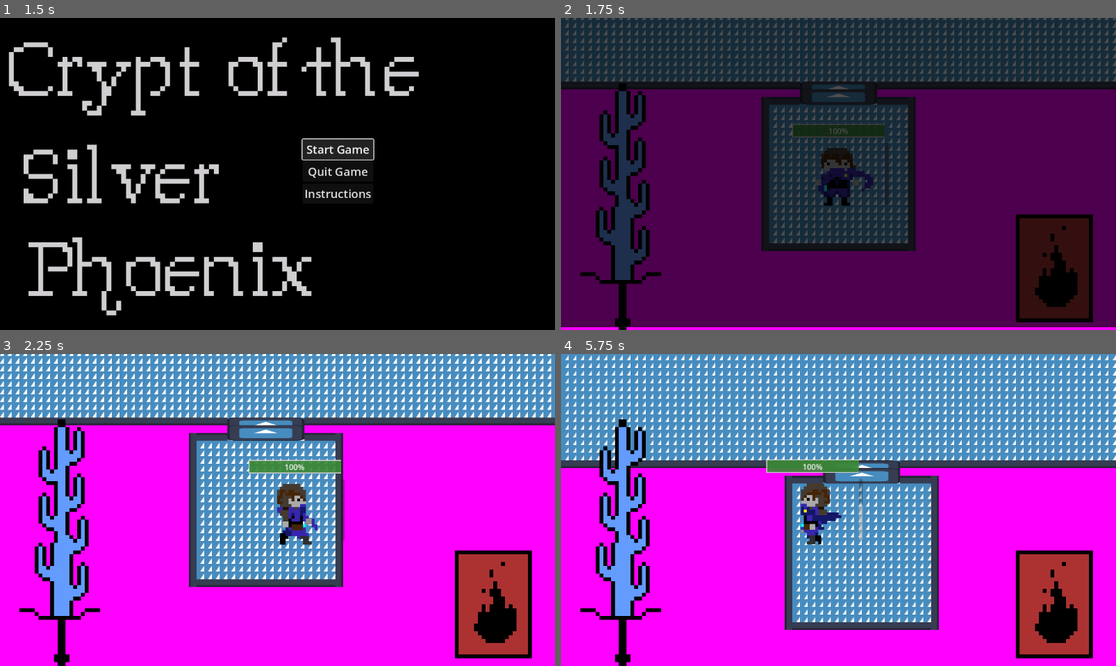
Above: before the commit, frames 1-4 (two rows, left to right).
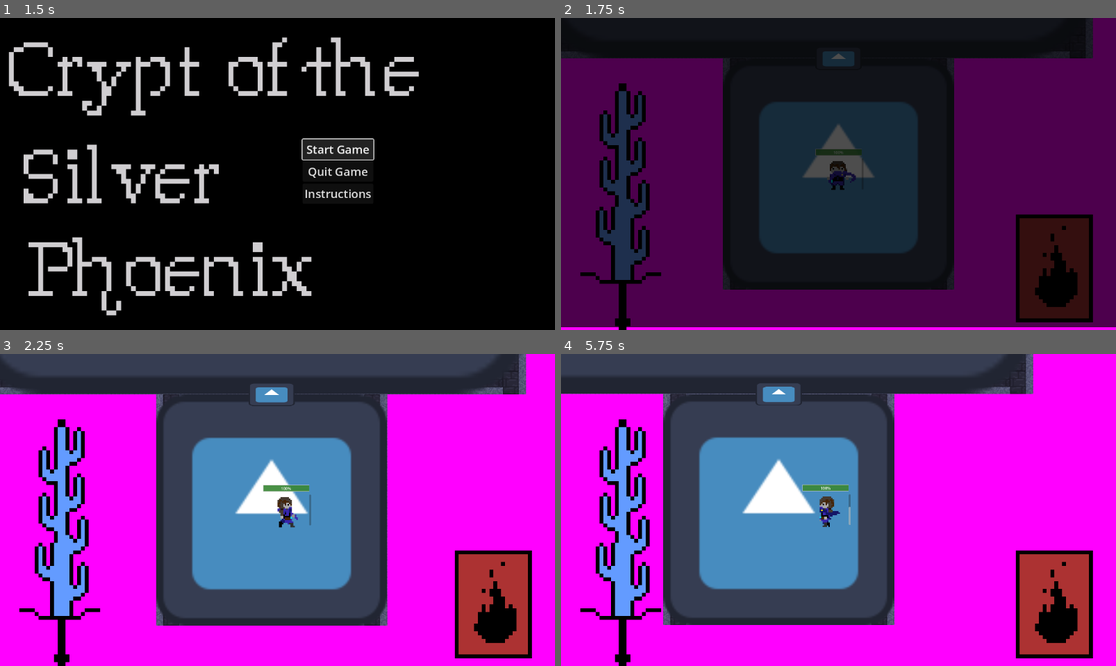
Above: after the commit, the same moments.

Repository: zwack32/crypt_of_the_silver_phoenix
Game: Godot game, scene res://scenes/start_menu.tscn
Two runs of this game, one before a commit and one after it. Both use one fixed random seed, a clock stepped at 60 frames per second and the inputs below. The engine's default icon, where the game draws it, is replaced by a stand-in: a white triangle on a blue panel in a dark square.
Inputs (mouse positions are in pixels of both pictures, inside the frame that each line leads up to):
- Up to frame 1 (1.5 s): click "Start Game" at 0.5 s; click "Start Game" at 1.25 s
- Up to frame 2 (1.75 s): no input
- Up to frame 3 (2.25 s): move the mouse to (399, 494) at 2.02 s; hold D (move_right) from 2.03 s (still down); click (399, 494) at 2.1 s
- Up to frame 4 (5.75 s): move the mouse to (727, 525) at 2.77 s; release D (move_right) at 2.78 s; hold S (move_down) 2.78-3.53 s; tap E (pick_up) at 2.85, 5.1 s; move the mouse to (894, 441) at 3.52 s; hold D (move_right) 3.53-4.28 s; right-click (894, 441) at 3.6 s; move the mouse to (810, 572) at 4.27 s; hold W (move_up) 4.28-5.03 s; click (810, 572) at 4.35 s; move the mouse to (1005, 556) at 5.02 s; hold A (move_left) from 5.03 s (still down)

Frame 1 is identical in both runs. In frame 2, 40% of the frame differs, in the area x 0-100%, y 0-88%; in frame 3, 42%; in frame 4, 57%, in the area x 0-100%, y 0-89%.
Error in both runs: Cannot call method 'change_scene_to_file' on a null value. (res://scripts/start_menu.gd:12)

Commit message:
90 percent on new dungeon

Diff:
--- a/scenes/door.tscn
+++ b/scenes/door.tscn
@@ -9,6 +9,7 @@
 [sub_resource type="RectangleShape2D" id="RectangleShape2D_swms3"]
 
 [node name="door" type="StaticBody2D"]
+scale = Vector2(1, 0.5)
 collision_layer = 2
 collision_mask = 3
 script = ExtResource("1_vkm81")
@@ -23,6 +24,7 @@
 [node name="EnterTrigger" type="Area2D" parent="."]
 
 [node name="CollisionShape2D" type="CollisionShape2D" parent="EnterTrigger"]
+scale = Vector2(2, 2)
 shape = SubResource("RectangleShape2D_swms3")
 
 [connection signal="area_entered" from="EnterTrigger" to="." method="_on_enter_trigger_area_entered"]
--- a/scenes/level.tscn
+++ b/scenes/level.tscn
@@ -1,213 +1,247 @@
 [gd_scene load_steps=5 format=3 uid="uid://chvuc5rsrewvi"]
 
 [ext_resource type="Script" path="res://scripts/LevelRenderer.gd" id="1_5muhl"]
-[ext_resource type="Texture2D" uid="uid://qcyp21s52d5" path="res://icon.svg" id="1_iyc2c"]
-
-[sub_resource type="TileSetAtlasSource" id="TileSetAtlasSource_o5bkt"]
-texture = ExtResource("1_iyc2c")
+[ext_resource type="Texture2D" uid="uid://bpk5ed22bkfth" path="res://art/dungeon.png" id="1_ecoqk"]
+
+[sub_resource type="TileSetAtlasSource" id="TileSetAtlasSource_wcugp"]
+texture = ExtResource("1_ecoqk")
+texture_region_size = Vector2i(32, 32)
 0:0/0 = 0
 0:0/0/physics_layer_0/linear_velocity = Vector2(0, 0)
 0:0/0/physics_layer_0/angular_velocity = 0.0
+0:0/0/physics_layer_0/polygon_0/points = PackedVector2Array(-16, 16, -2.82843, 16, -2.82843, -16, -16, -16)
+0:0/0/physics_layer_0/polygon_1/points = PackedVector2Array(-2.12132, -16, 16, -16, 16, -4.24264, -3.18198, -4.24264)
+0:0/0/physics_layer_1/linear_velocity = Vector2(0, 0)
+0:0/0/physics_layer_1/angular_velocity = 0.0
+0:0/0/physics_layer_2/linear_velocity = Vector2(0, 0)
+0:0/0/physics_layer_2/angular_velocity = 0.0
 1:0/0 = 0
 1:0/0/physics_layer_0/linear_velocity = Vector2(0, 0)
 1:0/0/physics_layer_0/angular_velocity = 0.0
-1:0/0/physics_layer_0/polygon_0/points = PackedVector2Array(-8, -8, 8, -8, 8, 8, -8, 8)
+1:0/0/physics_layer_0/polygon_0/points = PackedVector2Array(-16, -16, 16, -16, 16, -4.24264, -16, -3.88909)
+1:0/0/physics_layer_1/linear_velocity = Vector2(0, 0)
+1:0/0/physics_layer_1/angular_velocity = 0.0
+1:0/0/physics_layer_2/linear_velocity = Vector2(0, 0)
+1:0/0/physics_layer_2/angular_velocity = 0.0
 2:0/0 = 0
 2:0/0/physics_layer_0/linear_velocity = Vector2(0, 0)
 2:0/0/physics_layer_0/angular_velocity = 0.0
+2:0/0/physics_layer_1/linear_velocity = Vector2(0, 0)
+2:0/0/physics_layer_1/angular_velocity = 0.0
+2:0/0/physics_layer_2/linear_velocity = Vector2(0, 0)
+2:0/0/physics_layer_2/angular_velocity = 0.0
 3:0/0 = 0
 3:0/0/physics_layer_0/linear_velocity = Vector2(0, 0)
 3:0/0/physics_layer_0/angular_velocity = 0.0
+3:0/0/physics_layer_1/linear_velocity = Vector2(0, 0)
+3:0/0/physics_layer_1/angular_velocity = 0.0
+3:0/0/physics_layer_2/linear_velocity = Vector2(0, 0)
+3:0/0/physics_layer_2/angular_velocity = 0.0
 4:0/0 = 0
 4:0/0/physics_layer_0/linear_velocity = Vector2(0, 0)
 4:0/0/physics_layer_0/angular_velocity = 0.0
-5:0/0 = 0
-5:0/0/physics_layer_0/linear_velocity = Vector2(0, 0)
-5:0/0/physics_layer_0/angular_velocity = 0.0
-6:0/0 = 0
-6:0/0/physics_layer_0/linear_velocity = Vector2(0, 0)
-6:0/0/physics_layer_0/angular_velocity = 0.0
-7:0/0 = 0
-7:0/0/physics_layer_0/linear_velocity = Vector2(0, 0)
-7:0/0/physics_layer_0/angular_velocity = 0.0
+4:0/0/physics_layer_0/polygon_0/points = PackedVector2Array(3.18198, -16, 16, -16, 16, 16, 2.82843, 16)
+4:0/0/physics_layer_0/polygon_1/points = PackedVector2Array(-16, -16, -16, -4.24264, 2.82843, -4.24264, 2.47488, -16, 2.82843, -16)
+4:0/0/physics_layer_1/linear_velocity = Vector2(0, 0)
+4:0/0/physics_layer_1/angular_velocity = 0.0
+4:0/0/physics_layer_2/linear_velocity = Vector2(0, 0)
+4:0/0/physics_layer_2/angular_velocity = 0.0
 0:1/0 = 0
 0:1/0/physics_layer_0/linear_velocity = Vector2(0, 0)
 0:1/0/physics_layer_0/angular_velocity = 0.0
+0:1/0/physics_layer_0/polygon_0/points = PackedVector2Array(-16, 16, -2.82843, 16, -2.82843, -16, -16, -16)
+0:1/0/physics_layer_1/linear_velocity = Vector2(0, 0)
+0:1/0/physics_layer_1/angular_velocity = 0.0
+0:1/0/physics_layer_2/linear_velocity = Vector2(0, 0)
+0:1/0/physics_layer_2/angular_velocity = 0.0
 1:1/0 = 0
 1:1/0/physics_layer_0/linear_velocity = Vector2(0, 0)
 1:1/0/physics_layer_0/angular_velocity = 0.0
+1:1/0/physics_layer_1/linear_velocity = Vector2(0, 0)
+1:1/0/physics_layer_1/angular_velocity = 0.0
+1:1/0/physics_layer_2/linear_velocity = Vector2(0, 0)
+1:1/0/physics_layer_2/angular_velocity = 0.0
 2:1/0 = 0
 2:1/0/physics_layer_0/linear_velocity = Vector2(0, 0)
 2:1/0/physics_layer_0/angular_velocity = 0.0
+2:1/0/physics_layer_1/linear_velocity = Vector2(0, 0)
+2:1/0/physics_layer_1/angular_velocity = 0.0
+2:1/0/physics_layer_2/linear_velocity = Vector2(0, 0)
+2:1/0/physics_layer_2/angular_velocity = 0.0
 3:1/0 = 0
 3:1/0/physics_layer_0/linear_velocity = Vector2(0, 0)
 3:1/0/physics_layer_0/angular_velocity = 0.0
+3:1/0/physics_layer_1/linear_velocity = Vector2(0, 0)
+3:1/0/physics_layer_1/angular_velocity = 0.0
+3:1/0/physics_layer_2/linear_velocity = Vector2(0, 0)
+3:1/0/physics_layer_2/angular_velocity = 0.0
 4:1/0 = 0
 4:1/0/physics_layer_0/linear_velocity = Vector2(0, 0)
 4:1/0/physics_layer_0/angular_velocity = 0.0
-5:1/0 = 0
-5:1/0/physics_layer_0/linear_velocity = Vector2(0, 0)
-5:1/0/physics_layer_0/angular_velocity = 0.0
-6:1/0 = 0
-6:1/0/physics_layer_0/linear_velocity = Vector2(0, 0)
-6:1/0/physics_layer_0/angular_velocity = 0.0
-7:1/0 = 0
-7:1/0/physics_layer_0/linear_velocity = Vector2(0, 0)
-7:1/0/physics_layer_0/angular_velocity = 0.0
+4:1/0/physics_layer_1/linear_velocity = Vector2(0, 0)
+4:1/0/physics_layer_1/angular_velocity = 0.0
+4:1/0/physics_layer_2/linear_velocity = Vector2(0, 0)
+4:1/0/physics_layer_2/angular_velocity = 0.0
 0:2/0 = 0
 0:2/0/physics_layer_0/linear_velocity = Vector2(0, 0)
 0:2/0/physics_layer_0/angular_velocity = 0.0
+0:2/0/physics_layer_1/linear_velocity = Vector2(0, 0)
+0:2/0/physics_layer_1/angular_velocity = 0.0
+0:2/0/physics_layer_2/linear_velocity = Vector2(0, 0)
+0:2/0/physics_layer_2/angular_velocity = 0.0
 1:2/0 = 0
 1:2/0/physics_layer_0/linear_velocity = Vector2(0, 0)
 1:2/0/physics_layer_0/angular_velocity = 0.0
+1:2/0/physics_layer_1/linear_velocity = Vector2(0, 0)
+1:2/0/physics_layer_1/angular_velocity = 0.0
+1:2/0/physics_layer_2/linear_velocity = Vector2(0, 0)
+1:2/0/physics_layer_2/angular_velocity = 0.0
 2:2/0 = 0
 2:2/0/physics_layer_0/linear_velocity = Vector2(0, 0)
 2:2/0/physics_layer_0/angular_velocity = 0.0
+2:2/0/physics_layer_1/linear_velocity = Vector2(0, 0)
+2:2/0/physics_layer_1/angular_velocity = 0.0
+2:2/0/physics_layer_2/linear_velocity = Vector2(0, 0)
+2:2/0/physics_layer_2/angular_velocity = 0.0
 3:2/0 = 0
 3:2/0/physics_layer_0/linear_velocity = Vector2(0, 0)
 3:2/0/physics_layer_0/angular_velocity = 0.0
+3:2/0/physics_layer_1/linear_velocity = Vector2(0, 0)
+3:2/0/physics_layer_1/angular_velocity = 0.0
+3:2/0/physics_layer_2/linear_velocity = Vector2(0, 0)
+3:2/0/physics_layer_2/angular_velocity = 0.0
 4:2/0 = 0
 4:2/0/physics_layer_0/linear_velocity = Vector2(0, 0)
 4:2/0/physics_layer_0/angular_velocity = 0.0
-5:2/0 = 0
-5:2/0/physics_layer_0/linear_velocity = Vector2(0, 0)
-5:2/0/physics_layer_0/angular_velocity = 0.0
-6:2/0 = 0
-6:2/0/physics_layer_0/linear_velocity = Vector2(0, 0)
-6:2/0/physics_layer_0/angular_velocity = 0.0
-7:2/0 = 0
-7:2/0/physics_layer_0/linear_velocity = Vector2(0, 0)
-7:2/0/physics_layer_0/angular_velocity = 0.0
-7:2/0/physics_layer_0/polygon_0/points = PackedVector2Array(-8, -8, 8, -8, 8, 8, -8, 8)
+4:2/0/physics_layer_1/linear_velocity = Vector2(0, 0)
+4:2/0/physics_layer_1/angular_velocity = 0.0
+4:2/0/physics_layer_2/linear_velocity = Vector2(0, 0)
+4:2/0/physics_layer_2/angular_velocity = 0.0
 0:3/0 = 0
 0:3/0/physics_layer_0/linear_velocity = Vector2(0, 0)
 0:3/0/physics_layer_0/angular_velocity = 0.0
+0:3/0/physics_layer_1/linear_velocity = Vector2(0, 0)
+0:3/0/physics_layer_1/angular_velocity = 0.0
+0:3/0/physics_layer_2/linear_velocity = Vector2(0, 0)
+0:3/0/physics_layer_2/angular_velocity = 0.0
 1:3/0 = 0
 1:3/0/physics_layer_0/linear_velocity = Vector2(0, 0)
 1:3/0/physics_layer_0/angular_velocity = 0.0
+1:3/0/physics_layer_1/linear_velocity = Vector2(0, 0)
+1:3/0/physics_layer_1/angular_velocity = 0.0
+1:3/0/physics_layer_2/linear_velocity = Vector2(0, 0)
+1:3/0/physics_layer_2/angular_velocity = 0.0
 2:3/0 = 0
 2:3/0/physics_layer_0/linear_velocity = Vector2(0, 0)
 2:3/0/physics_layer_0/angular_velocity = 0.0
+2:3/0/physics_layer_1/linear_velocity = Vector2(0, 0)
+2:3/0/physics_layer_1/angular_velocity = 0.0
+2:3/0/physics_layer_2/linear_velocity = Vector2(0, 0)
+2:3/0/physics_layer_2/angular_velocity = 0.0
 3:3/0 = 0
 3:3/0/physics_layer_0/linear_velocity = Vector2(0, 0)
 3:3/0/physics_layer_0/angular_velocity = 0.0
+3:3/0/physics_layer_1/linear_velocity = Vector2(0, 0)
+3:3/0/physics_layer_1/angular_velocity = 0.0
+3:3/0/physics_layer_2/linear_velocity = Vector2(0, 0)
+3:3/0/physics_layer_2/angular_velocity = 0.0
 4:3/0 = 0
 4:3/0/physics_layer_0/linear_velocity = Vector2(0, 0)
 4:3/0/physics_layer_0/angular_velocity = 0.0
-5:3/0 = 0
-5:3/0/physics_layer_0/linear_velocity = Vector2(0, 0)
-5:3/0/physics_layer_0/angular_velocity = 0.0
-6:3/0 = 0
-6:3/0/physics_layer_0/linear_velocity = Vector2(0, 0)
-6:3/0/physics_layer_0/angular_velocity = 0.0
-7:3/0 = 0
-7:3/0/physics_layer_0/linear_velocity = Vector2(0, 0)
-7:3/0/physics_layer_0/angular_velocity = 0.0
+4:3/0/physics_layer_1/linear_velocity = Vector2(0, 0)
+4:3/0/physics_layer_1/angular_velocity = 0.0
+4:3/0/physics_layer_2/linear_velocity = Vector2(0, 0)
+4:3/0/physics_layer_2/angular_velocity = 0.0
 0:4/0 = 0
 0:4/0/physics_layer_0/linear_velocity = Vector2(0, 0)
 0:4/0/physics_layer_0/angular_velocity = 0.0
-0:4/0/physics_layer_0/polygon_0/points = PackedVector2Array(-8, -8, 8, -8, 8, 8, -8, 8)
+0:4/0/physics_layer_1/linear_velocity = Vector2(0, 0)
+0:4/0/physics_layer_1/angular_velocity = 0.0
+0:4/0/physics_layer_2/linear_velocity = Vector2(0, 0)
+0:4/0/physics_layer_2/angular_velocity = 0.0
 1:4/0 = 0
 1:4/0/physics_layer_0/linear_velocity = Vector2(0, 0)
 1:4/0/physics_layer_0/angular_velocity = 0.0
+1:4/0/physics_layer_1/linear_velocity = Vector2(0, 0)
+1:4/0/physics_layer_1/angular_velocity = 0.0
+1:4/0/physics_layer_2/linear_velocity = Vector2(0, 0)
+1:4/0/physics_layer_2/angular_velocity = 0.0
 2:4/0 = 0
 2:4/0/physics_layer_0/linear_velocity = Vector2(0, 0)
 2:4/0/physics_layer_0/angular_velocity = 0.0
+2:4/0/physics_layer_1/linear_velocity = Vector2(0, 0)
+2:4/0/physics_layer_1/angular_velocity = 0.0
+2:4/0/physics_layer_2/linear_velocity = Vector2(0, 0)
+2:4/0/physics_layer_2/angular_velocity = 0.0
 3:4/0 = 0
 3:4/0/physics_layer_0/linear_velocity = Vector2(0, 0)
 3:4/0/physics_layer_0/angular_velocity = 0.0
+3:4/0/physics_layer_1/linear_velocity = Vector2(0, 0)
+3:4/0/physics_layer_1/angular_velocity = 0.0
+3:4/0/physics_layer_2/linear_velocity = Vector2(0, 0)
+3:4/0/physics_layer_2/angular_velocity = 0.0
 4:4/0 = 0
 4:4/0/physics_layer_0/linear_velocity = Vector2(0, 0)
 4:4/0/physics_layer_0/angular_velocity = 0.0
-5:4/0 = 0
-5:4/0/physics_layer_0/linear_velocity = Vector2(0, 0)
-5:4/0/physics_layer_0/angular_velocity = 0.0
-6:4/0 = 0
-6:4/0/physics_layer_0/linear_velocity = Vector2(0, 0)
-6:4/0/physics_layer_0/angular_velocity = 0.0
-7:4/0 = 0
-7:4/0/physics_layer_0/linear_velocity = Vector2(0, 0)
-7:4/0/physics_layer_0/angular_velocity = 0.0
+4:4/0/physics_layer_0/polygon_0/points = PackedVector2Array(3.18198, -16, 16, -16, 16, 16, 2.82843, 16)
+4:4/0/physics_layer_1/linear_velocity = Vector2(0, 0)
+4:4/0/physics_layer_1/angular_velocity = 0.0
+4:4/0/physics_layer_2/linear_velocity = Vector2(0, 0)
+4:4/0/physics_layer_2/angular_velocity = 0.0
 0:5/0 = 0
 0:5/0/physics_layer_0/linear_velocity = Vector2(0, 0)
 0:5/0/physics_layer_0/angular_velocity = 0.0
+0:5/0/physics_layer_0/polygon_0/points = PackedVector2Array(-16, -16, -16, 16, -3.53553, 16, -3.18198, -16)
+0:5/0/physics_layer_0/polygon_1/points = PackedVector2Array(-3.53553, 2.82843, 16, 2.47487, 16, 16, -3.53553, 16)
+0:5/0/physics_layer_1/linear_velocity = Vector2(0, 0)
+0:5/0/physics_layer_1/angular_velocity = 0.0
+0:5/0/physics_layer_2/linear_velocity = Vector2(0, 0)
+0:5/0/physics_layer_2/angular_velocity = 0.0
 1:5/0 = 0
 1:5/0/physics_layer_0/linear_velocity = Vector2(0, 0)
 1:5/0/physics_layer_0/angular_velocity = 0.0
+1:5/0/physics_layer_1/linear_velocity = Vector2(0, 0)
+1:5/0/physics_layer_1/angular_velocity = 0.0
+1:5/0/physics_layer_2/linear_velocity = Vector2(0, 0)
+1:5/0/physics_layer_2/angular_velocity = 0.0
 2:5/0 = 0
 2:5/0/physics_layer_0/linear_velocity = Vector2(0, 0)
 2:5/0/physics_layer_0/angular_velocity = 0.0
+2:5/0/physics_layer_1/linear_velocity = Vector2(0, 0)
+2:5/0/physics_layer_1/angular_velocity = 0.0
+2:5/0/physics_layer_2/linear_velocity = Vector2(0, 0)
+2:5/0/physics_layer_2/angular_velocity = 0.0
 3:5/0 = 0
 3:5/0/physics_layer_0/linear_velocity = Vector2(0, 0)
 3:5/0/physics_layer_0/angular_velocity = 0.0
+3:5/0/physics_layer_0/polygon_0/points = PackedVector2Array(-16, 2.47487, 16, 2.82843, 16, 16, -16, 16)
+3:5/0/physics_layer_1/linear_velocity = Vector2(0, 0)
+3:5/0/physics_layer_1/angular_velocity = 0.0
+3:5/0/physics_layer_2/linear_velocity = Vector2(0, 0)
+3:5/0/physics_layer_2/angular_velocity = 0.0
 4:5/0 = 0
 4:5/0/physics_layer_0/linear_velocity = Vector2(0, 0)
 4:5/0/physics_layer_0/angular_velocity = 0.0
-5:5/0 = 0
-5:5/0/physics_layer_0/linear_velocity = Vector2(0, 0)
-5:5/0/physics_layer_0/angular_velocity = 0.0
-6:5/0 = 0
-6:5/0/physics_layer_0/linear_velocity = Vector2(0, 0)
-6:5/0/physics_layer_0/angular_velocity = 0.0
-7:5/0 = 0
-7:5/0/physics_layer_0/linear_velocity = Vector2(0, 0)
-7:5/0/physics_layer_0/angular_velocity = 0.0
-0:6/0 = 0
-0:6/0/physics_layer_0/linear_velocity = Vector2(0, 0)
-0:6/0/physics_layer_0/angular_velocity = 0.0
-1:6/0 = 0
-1:6/0/physics_layer_0/linear_velocity = Vector2(0, 0)
-1:6/0/physics_layer_0/angular_velocity = 0.0
-2:6/0 = 0
-2:6/0/physics_layer_0/linear_velocity = Vector2(0, 0)
-2:6/0/physics_layer_0/angular_velocity = 0.0
-3:6/0 = 0
-3:6/0/physics_layer_0/linear_velocity = Vector2(0, 0)
-3:6/0/physics_layer_0/angular_velocity = 0.0
-4:6/0 = 0
-4:6/0/physics_layer_0/linear_velocity = Vector2(0, 0)
-4:6/0/physics_layer_0/angular_velocity = 0.0
-5:6/0 = 0
-5:6/0/physics_layer_0/linear_velocity = Vector2(0, 0)
-5:6/0/physics_layer_0/angular_velocity = 0.0
-6:6/0 = 0
-6:6/0/physics_layer_0/linear_velocity = Vector2(0, 0)
-6:6/0/physics_layer_0/angular_velocity = 0.0
-7:6/0 = 0
-7:6/0/physics_layer_0/linear_velocity = Vector2(0, 0)
-7:6/0/physics_layer_0/angular_velocity = 0.0
-0:7/0 = 0
-0:7/0/physics_layer_0/linear_velocity = Vector2(0, 0)
-0:7/0/physics_layer_0/angular_velocity = 0.0
-1:7/0 = 0
-1:7/0/physics_layer_0/linear_velocity = Vector2(0, 0)
-1:7/0/physics_layer_0/angular_velocity = 0.0
-1:7/0/physics_layer_0/polygon_0/points = PackedVector2Array(-8, -8, 8, -8, 8, 8, -8, 8)
-2:7/0 = 0
-2:7/0/physics_layer_0/linear_velocity = Vector2(0, 0)
-2:7/0/physics_layer_0/angular_velocity = 0.0
-3:7/0 = 0
-3:7/0/physics_layer_0/linear_velocity = Vector2(0, 0)
-3:7/0/physics_layer_0/angular_velocity = 0.0
-4:7/0 = 0
-4:7/0/physics_layer_0/linear_velocity = Vector2(0, 0)
-4:7/0/physics_layer_0/angular_velocity = 0.0
-5:7/0 = 0
-5:7/0/physics_layer_0/linear_velocity = Vector2(0, 0)
-5:7/0/physics_layer_0/angular_velocity = 0.0
-6:7/0 = 0
-6:7/0/physics_layer_0/linear_velocity = Vector2(0, 0)
-6:7/0/physics_layer_0/angular_velocity = 0.0
-7:7/0 = 0
-7:7/0/physics_layer_0/linear_velocity = Vector2(0, 0)
-7:7/0/physics_layer_0/angular_velocity = 0.0
+4:5/0/physics_layer_0/polygon_0/points = PackedVector2Array(-16, 1.76777, -16, 16, 3.88909, 16, 4.24264, 1.76777)
+4:5/0/physics_layer_0/polygon_1/points = PackedVector2Array(3.88909, -16, 16, -16, 16, 16, 3.88909, 16)
+4:5/0/physics_layer_1/linear_velocity = Vector2(0, 0)
+4:5/0/physics_layer_1/angular_velocity = 0.0
+4:5/0/physics_layer_1/polygon_0/points = PackedVector2Array(16, -16, 16, 16, -16, 16)
+4:5/0/physics_layer_2/linear_velocity = Vector2(0, 0)
+4:5/0/physics_layer_2/angular_velocity = 0.0
 
 [sub_resource type="TileSet" id="TileSet_prqsj"]
+tile_size = Vector2i(32, 32)
 physics_layer_0/collision_layer = 16
 physics_layer_0/collision_mask = 3
-sources/0 = SubResource("TileSetAtlasSource_o5bkt")
+physics_layer_1/collision_layer = 16
+physics_layer_1/collision_mask = 3
+physics_layer_2/collision_layer = 16
+physics_layer_2/collision_mask = 3
+sources/0 = SubResource("TileSetAtlasSource_wcugp")
 
 [node name="Level" type="TileMap"]
+scale = Vector2(3, 3)
 tile_set = SubResource("TileSet_prqsj")
 format = 2
 script = ExtResource("1_5muhl")
--- a/scenes/player.tscn
+++ b/scenes/player.tscn
@@ -297,6 +297,7 @@
 animation = &"default_left"
 
 [node name="Camera2D" type="Camera2D" parent="."]
+zoom = Vector2(0.5, 0.5)
 position_smoothing_enabled = true
 
 [node name="HealthBar" type="ProgressBar" parent="."]
--- a/scenes/room.tscn
+++ b/scenes/room.tscn
@@ -9,8 +9,7 @@
 script = ExtResource("1_jnge4")
 
 [node name="Sprite2D" type="Sprite2D" parent="."]
-visible = false
-scale = Vector2(0.15625, 0.15625)
+scale = Vector2(0.156, 0.156)
 texture = ExtResource("1_xabon")
 
 [node name="CollisionShape2D" type="CollisionShape2D" parent="."]
--- a/scripts/Door.gd
+++ b/scripts/Door.gd
@@ -1,4 +1,4 @@
-extends Node
+extends StaticBody2D
 class_name Door
 
 @export var direction: Vector2
@@ -10,7 +10,8 @@
 @onready var sprite_2d = $Sprite2D
 
 func _ready():
-	enter_trigger.position = -direction * (30.0 + sprite_2d.get_rect().size.x)
+	enter_trigger.position = -Vector2.UP * 80.0
+	rotation = direction.angle() + PI / 2
 
 func set_disabled(disabled: bool):
 	collider.disabled = disabled
--- a/scripts/LevelRenderer.gd
+++ b/scripts/LevelRenderer.gd
@@ -20,8 +20,8 @@
 		rooms = RoomsScript.rooms_populate(10)
 		RoomsScript.rooms_gen(rooms)
 
-		var start_room = RoomsScript.RoomNode.init(Vector2(0.0, 200.0), Vector2(10.0, 10.0))
-		var exit_room = RoomsScript.RoomNode.init(Vector2(0.0, -200.0), Vector2(10.0, 10.0))
+		var start_room = RoomsScript.RoomNode.init(Vector2(0.0, 200.0), Vector2(5.0, 5.0))
+		var exit_room = RoomsScript.RoomNode.init(Vector2(0.0, -200.0), Vector2(5.0, 5.0))
 
 		exit_room_idx = len(rooms)
 		RoomsScript.rooms_inject_room(rooms, exit_room)
@@ -39,23 +39,23 @@
 		rooms,
 		doors,
 		RendererScript.RoomAtlas.init(
-			Vector2i(3, 2),
+			Vector2i(1, 1),
 			Vector2i(1, 0),
-			Vector2i(1, 7),
-			Vector2i(0, 4),
-			Vector2i(7, 2),
-			Vector2i(1, 1),
-			Vector2i(1, 1),
-			Vector2i(1, 1),
-			Vector2i(1, 1),
+			Vector2i(3, 5),
+			Vector2i(0, 1),
+			Vector2i(4, 4),
+			Vector2i(0, 0),
+			Vector2i(4, 0),
+			Vector2i(0, 5),
+			Vector2i(4, 5),
 		)
 	)
 
 	for room_idx in range(0, len(rooms)):
 		var room = rooms[room_idx]
 		var new_room_collider = room_collider.instantiate()
-		new_room_collider.position = room.pos * 16.0
-		new_room_collider.scale = room.size * 1.5
+		new_room_collider.position = room.pos * 32.0
+		new_room_collider.scale = room.size * 3.2
 		new_room_collider.room_manager = room_manager
 
 		room_manager.add_room(new_room_collider)
@@ -68,8 +68,9 @@
 	for door_idx in range(0, len(doors)):
 		var door = doors[door_idx]
 		var new_door_collider = door_collider.instantiate()
-		new_door_collider.position = door.pos * 16.0
-		new_door_collider.scale = door.get_size() * 0.25
+		new_door_collider.position = door.pos * 32.0
+		new_door_collider.scale = door.get_size() * 0.5
+		new_door_collider.scale.y *= 0.5
 		new_door_collider.direction = door.normal
 		new_door_collider.original_room_idx = door.original_room_idx
 		new_door_collider.room_manager = room_manager
--- a/scripts/RoomBattleInstance.gd
+++ b/scripts/RoomBattleInstance.gd
@@ -71,8 +71,6 @@
 	print(current_wave.enemies_left)
 
 func get_random_room_position() -> Vector2:
-	# TODO: Replace this magic numbers
-	print(room_size)
 	var x = randf_range(-room_size.x, room_size.x)
 	var y = randf_range(-room_size.y, room_size.y)
 	return room_position + Vector2(x, y)
--- a/scripts/RoomManager.gd
+++ b/scripts/RoomManager.gd
@@ -51,8 +51,8 @@
 	triggered_battle = room_battle_instance_scene.instantiate()
 	triggered_battle.room_level = room_level
 	triggered_battle.player = player
-	triggered_battle.room_position = room.position
-	triggered_battle.room_size = room.get_pixel_size()
+	triggered_battle.room_position = room.position * 3.0
+	triggered_battle.room_size = room.get_pixel_size() * 1.75
 	add_child(triggered_battle)
 
 	triggered_battle.begin_battle()
@@ -67,7 +67,7 @@
 	var item_drop = drop_item_scene.instantiate()
 	item_drop.weapon_manager = weapon_manager
 	item_drop.player = player
-	item_drop.position = triggered_room.position
+	item_drop.position = triggered_room.position * 3.0
 	add_child(item_drop)
 
 	add_non_trigger_room(triggered_room)
--- a/scripts/dungen/config.gd
+++ b/scripts/dungen/config.gd
@@ -2,10 +2,10 @@
 const Y_RANGE = 10
 const G_ITERS = 500
 const ROOM_VARIANTS = [
-	[45.0, 45.0, 4],
-	[40.0, 40.0, 2],
-	[50.0, 35.0, 2],
-	[35.0, 50.0, 1],
+	[12.0, 12.0, 4],
+	[10.0, 10.0, 2],
+	[14.0, 10.0, 2],
+	[10.0, 14.0, 1],
 ]
 const DOOR_NEIGHBOR_SAMPLES = 4
 const DOOR_PARALLEL_DISTANCE_THRESHOLD = 1.0
--- a/scripts/dungen/doors.gd
+++ b/scripts/dungen/doors.gd
@@ -48,13 +48,13 @@
 	func get_size() -> Vector2:
 		var size: Vector2
 		if self.normal == Vector2(1.0, 0.0):
-			size = Vector2(1.0, 5.0)
+			size = Vector2(1.0, 1.0)
 		elif self.normal == Vector2(-1.0, 0.0):
-			size = Vector2(1.0, 5.0)
+			size = Vector2(1.0, 1.0)
 		elif self.normal == Vector2(0.0, 1.0):
-			size = Vector2(5.0, 1.0)
+			size = Vector2(1.0, 1.0)
 		elif self.normal == Vector2(0.0, -1.0):
-			size = Vector2(5.0, 1.0)
+			size = Vector2(1.0, 1.0)
 		else:
 			printerr("This really shouldn't happen. Go yell at David")
 		return size
Binary file added: art/dungeon.png
Not shown, added: art/dungeon.png.import
